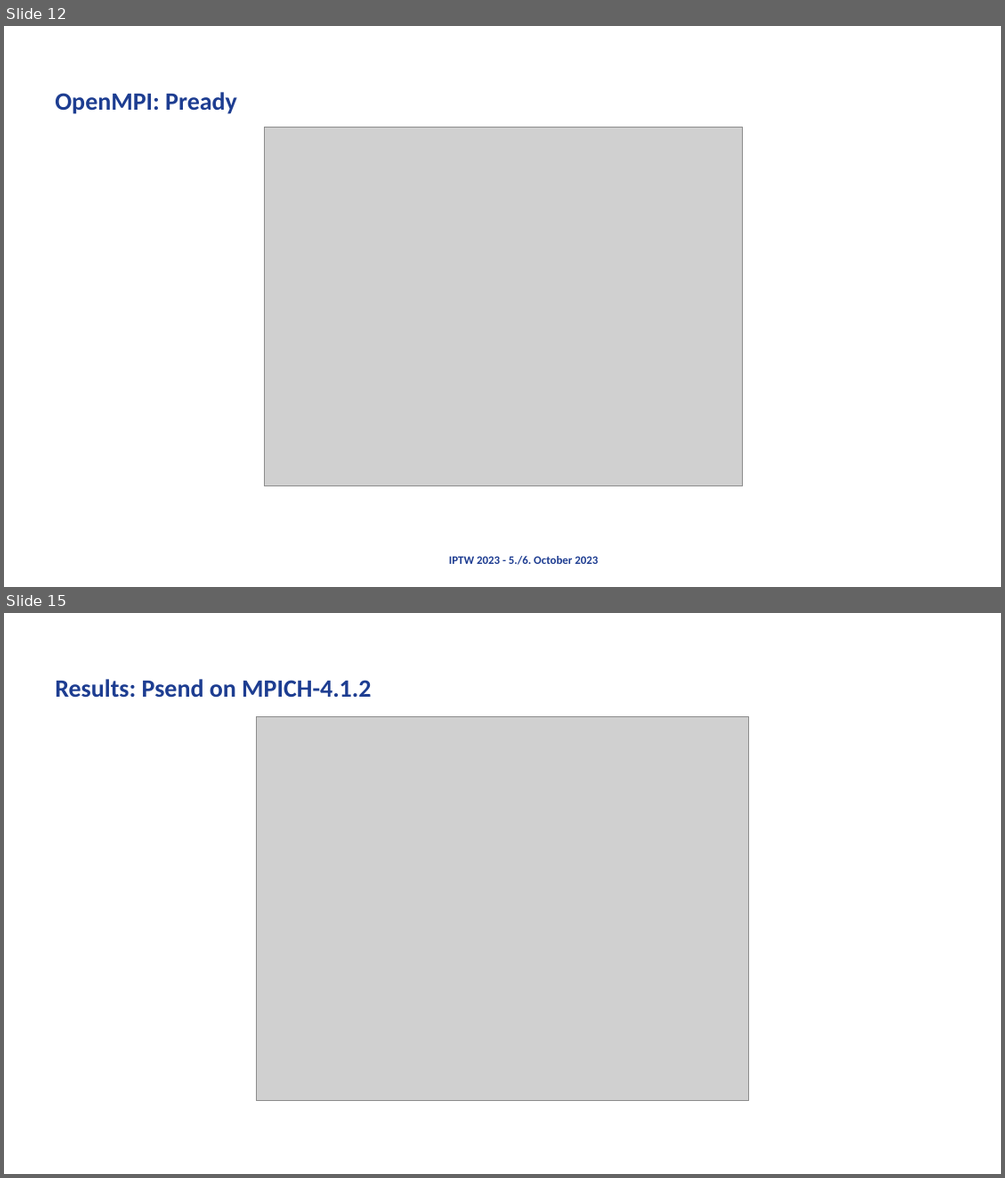
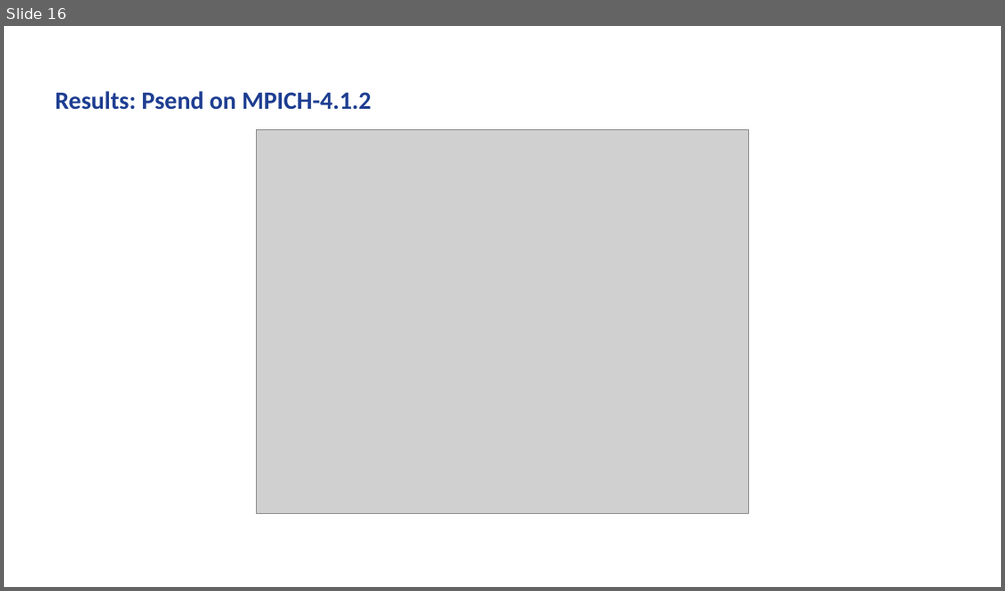
Before and after one commit to AxelSchneewind/mpi-benchmark, a slide deck: presentation/presentation-partitioned-progress.pptx. Shown one above the other, each under a label of ours: slides 12 and 15 before the commit, slide 16 after it; the slides between them are not shown. The pictures are 1005x1178 and 1005x591 pixels, drawn with LibreOffice and Linux fonts; fonts in the diff are those of the drawing; grey boxes stand for pictures; background and template pictures are left out. Boxes give left, top, right and bottom in pixels: in the first picture for what was removed or moved away, otherwise in the second. Text is boxed around its words. In the diff, an @@ line names an element or a change of style, - is before the commit and + after.

```diff
--- a/presentation/presentation-partitioned-progress.pptx
+++ b/presentation/presentation-partitioned-progress.pptx
@@ slide 12 removed at box(4, 26, 1001, 587), background picture (left out) @@
@@ text removed at box(55, 92, 237, 114) @@
-OpenMPI: Pready
@@ picture removed at box(264, 127, 743, 486) @@
@@ text removed at box(449, 556, 598, 564) @@
-IPTW 2023 - 5./6. October 2023
@@ what was slide 15 is now slide 16 @@
```
Also in this commit, not shown: 8 slides changed, 2 slides added, 1 other file.
